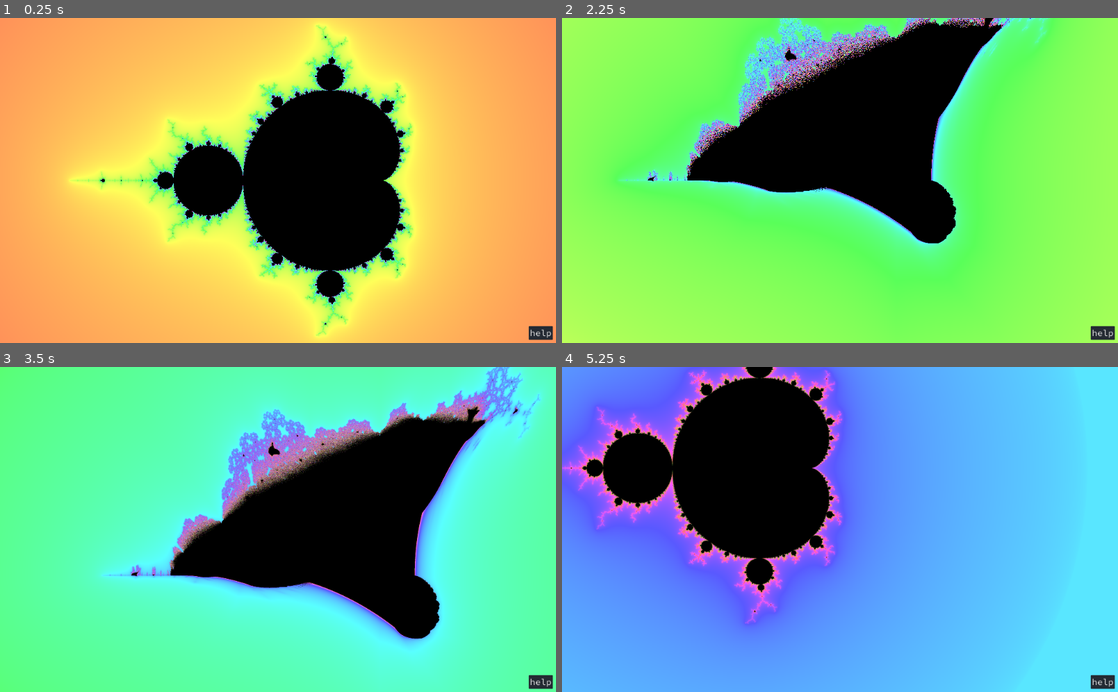
Above: before the commit, frames 1-4 (two rows, left to right).
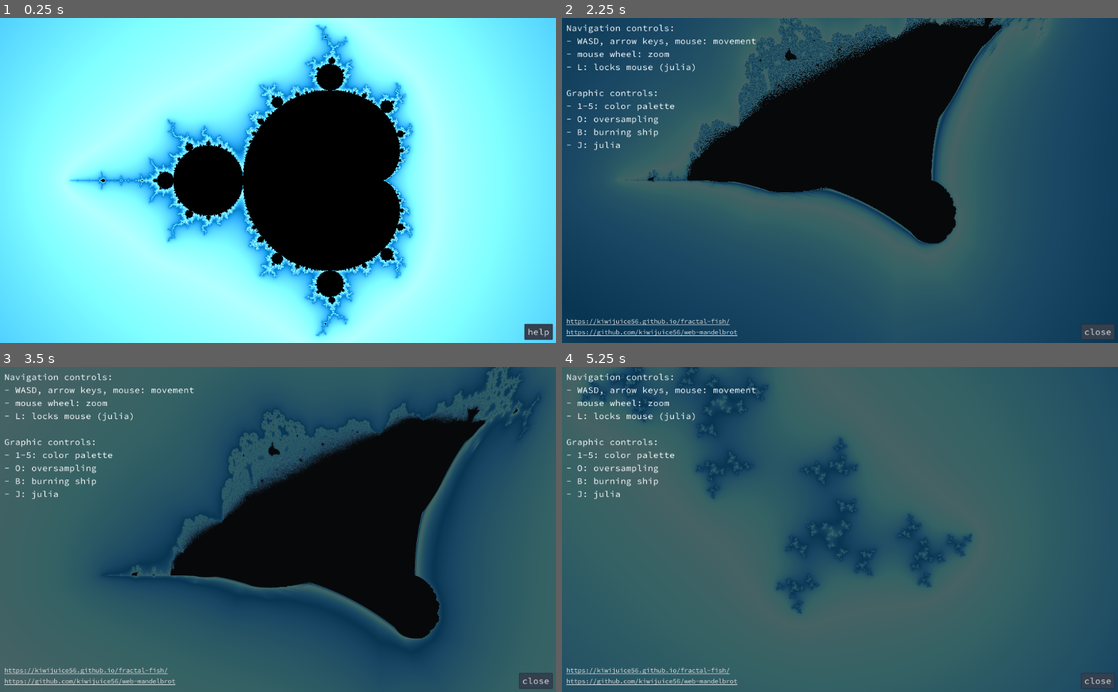
Above: after the commit, the same moments.

Repository: kiwijuice56/web-mandelbrot
Game: Godot game, scene res://main/FractalNavigation.tscn
The game is run twice, just before and just after one commit, with the same random seed, the same clock (stepped at 60 frames per second) and the same inputs.
Inputs (mouse positions are in pixels of both pictures, inside the frame that each line leads up to):
- Up to frame 1 (0.25 s): no input
- Up to frame 2 (2.25 s): click "help" at 0.5 s; click (956, 122) at 1.25 s, where only the run before the commit has a clickable "x"; move the mouse to (962, 164) at 2.02 s; hold D (move_right) from 2.03 s (still down); tap B (burning_ship) at 2.1 s; click (962, 164) at 2.17 s
- Up to frame 3 (3.5 s): tap O (oversample) at 2.3 s; release D (move_right) at 2.75 s; drag from (166, 545) to (250, 594) at 2.77 s
- Up to frame 4 (5.25 s): move the mouse to (895, 458) at 3.52 s; hold D (move_right) 3.53-4.25 s; hold L (mouse_lock, bound only after the commit) 3.53-4.25 s; tap J (julia, bound only after the commit) at 3.6 s; click (895, 458) at 3.67 s; drag from (812, 594) to (673, 480) at 4.27 s; move the mouse to (1006, 578) at 5.02 s; hold A (move_left) from 5.03 s (still down); tap B (burning_ship) at 5.1 s; click (1006, 578) at 5.17 s

The runs differ from the first frame. In frame 1, 84% of the frame differs, in the area x 0-100%, y 0-100%; in frame 2, 82%; in frame 3, 82%; in frame 4, 100%.

Commit message:
Made UI more responsive

Diff:
--- a/main/FractalNavigation.tscn
+++ b/main/FractalNavigation.tscn
@@ -12,10 +12,12 @@
 shader_param/y_max = 2.0
 shader_param/width = 1000.0
 shader_param/height = 800.0
+shader_param/mouse_pos = null
 shader_param/shimmer_speed = 0.1
 shader_param/oversample = false
 shader_param/burning_ship = false
-shader_param/palette = 1
+shader_param/julia = false
+shader_param/palette = 4
 
 [node name="FractalNavigation" type="ColorRect"]
 material = SubResource( 1 )
--- a/main/fractal_navigation.gd
+++ b/main/fractal_navigation.gd
@@ -22,6 +22,7 @@
 var events: Dictionary = {}
 var last_drag_distance: float = 0.0
 var was_dragging: bool = false
+var mouse_lock: bool = false
 
 func set_pos_min(val: Vector2) -> void:
 	material.set_shader_param("x_min", val.x)
@@ -53,6 +54,10 @@
 	update_window()
 
 func _input(event: InputEvent) -> void:
+	if event is InputEventMouseMotion and not mouse_lock:
+		var pos: Vector2 = event.position / get_viewport().size
+		material.set_shader_param("mouse_pos", (pos_max - pos_min) * pos + pos_min)
+
 	# Mobile zooming
 	# https://kidscancode.org/godot_recipes/3.x/2d/touchscreen_camera/
 	if event is InputEventScreenTouch:
--- a/main/mandelbrot_fractal.tres
+++ b/main/mandelbrot_fractal.tres
@@ -10,12 +10,15 @@
 uniform float width = 1000;
 uniform float height = 800;
 
+uniform highp vec2 mouse_pos;
+
 // How fast the palette is cycled through, proportional to the change in `TIME`
 uniform float shimmer_speed = 0.1;
 
 uniform bool oversample = true;
 uniform bool burning_ship = false;
-uniform int palette = 1;
+uniform bool julia = false;
+uniform int palette = 4;
 
 // http://lolengine.net/blog/2013/07/27/rgb-to-hsv-in-glsl
 vec3 hsv2rgb(vec3 c) {
@@ -77,8 +80,8 @@
 		if (burning_ship) {
 			x = abs(x); y = abs(y);
 		}
-		highp float xtemp = x * x - y * y + x0;
-		y = 2.0 * x * y + y0;
+		highp float xtemp = x * x - y * y + (julia ? mouse_pos.x : x0);
+		y = 2.0 * x * y + (julia ? mouse_pos.y : y0);
 		x = xtemp;
 		iter++;
 		if (x * x + y * y > 4.0)
@@ -95,8 +98,8 @@
 			if (burning_ship) {
 				x = abs(x); y = abs(y);
 			}
-			highp float xtemp = x * x - y * y + x0;
-			y = 2.0 * x * y + y0;
+			highp float xtemp = x * x - y * y + (julia ? mouse_pos.x : x0);
+			y = 2.0 * x * y + (julia ? mouse_pos.y : y0);
 			x = xtemp;
 			iter++;
 		}
--- a/main/ui/UI.tscn
+++ b/main/ui/UI.tscn
@@ -1,99 +1,76 @@
-[gd_scene load_steps=8 format=2]
+[gd_scene load_steps=7 format=2]
 
 [ext_resource path="res://main/ui/toggle_help_button.gd" type="Script" id=1]
 [ext_resource path="res://main/ui/ui_theme.tres" type="Theme" id=2]
 [ext_resource path="res://main/ui/url_button.gd" type="Script" id=3]
 [ext_resource path="res://main/ui/option_toggler.gd" type="Script" id=4]
+[ext_resource path="res://main/ui/source_code_regular.ttf" type="DynamicFontData" id=5]
 
-[sub_resource type="StyleBoxFlat" id=3]
-bg_color = Color( 0.827451, 0.396078, 0.341176, 1 )
-corner_radius_top_left = 2
-corner_radius_top_right = 2
-corner_radius_bottom_right = 2
-corner_radius_bottom_left = 2
-
-[sub_resource type="StyleBoxFlat" id=4]
-bg_color = Color( 0.643137, 0.180392, 0.278431, 1 )
-corner_radius_top_left = 2
-corner_radius_top_right = 2
-corner_radius_bottom_right = 2
-corner_radius_bottom_left = 2
-
-[sub_resource type="StyleBoxFlat" id=2]
-bg_color = Color( 0.737255, 0.254902, 0.254902, 1 )
-corner_radius_top_left = 2
-corner_radius_top_right = 2
-corner_radius_bottom_right = 2
-corner_radius_bottom_left = 2
+[sub_resource type="DynamicFont" id=5]
+size = 12
+font_data = ExtResource( 5 )
 
 [node name="UI" type="Control"]
 anchor_right = 1.0
 anchor_bottom = 1.0
 theme = ExtResource( 2 )
 
-[node name="HelpPanelContainer" type="PanelContainer" parent="."]
+[node name="MainContainer" type="MarginContainer" parent="."]
+anchor_right = 1.0
+anchor_bottom = 1.0
+
+[node name="HelpPanelContainer" type="PanelContainer" parent="MainContainer"]
 unique_name_in_owner = true
 visible = false
-anchor_left = 0.5
-anchor_top = 0.5
-anchor_right = 0.5
-anchor_bottom = 0.5
-margin_left = -238.0
-margin_top = -127.5
-margin_right = 238.0
-margin_bottom = 127.5
+margin_right = 1024.0
+margin_bottom = 600.0
 
-[node name="VBoxContainer" type="VBoxContainer" parent="HelpPanelContainer"]
+[node name="VBoxContainer" type="VBoxContainer" parent="MainContainer/HelpPanelContainer"]
 margin_left = 8.0
 margin_top = 8.0
-margin_right = 468.0
-margin_bottom = 247.0
+margin_right = 1016.0
+margin_bottom = 592.0
 
-[node name="Label" type="Label" parent="HelpPanelContainer/VBoxContainer"]
-margin_right = 460.0
-margin_bottom = 189.0
+[node name="Label" type="Label" parent="MainContainer/HelpPanelContainer/VBoxContainer"]
+margin_right = 1008.0
+margin_bottom = 540.0
+size_flags_vertical = 3
 text = "Navigation controls:
-- WASD, arrow keys, and mouse control movement
-- Mouse wheel zooms in and out
+- WASD, arrow keys, mouse: movement
+- mouse wheel: zoom
+- L: locks mouse (julia)
 
 Graphic controls:
-- Numbers 1-5 switch the color palette
-- O toggles oversampling
-- B toggles burning ship"
+- 1-5: color palette
+- O: oversampling
+- B: burning ship
+- J: julia"
+autowrap = true
 
-[node name="HomeButton" type="LinkButton" parent="HelpPanelContainer/VBoxContainer"]
-margin_top = 193.0
-margin_right = 460.0
-margin_bottom = 214.0
+[node name="HomeButton" type="LinkButton" parent="MainContainer/HelpPanelContainer/VBoxContainer"]
+margin_top = 544.0
+margin_right = 1008.0
+margin_bottom = 560.0
+custom_fonts/font = SubResource( 5 )
 enabled_focus_mode = 0
 text = "https://kiwijuice56.github.io/fractal-fish/"
 script = ExtResource( 3 )
 
-[node name="SourceCodeButton" type="LinkButton" parent="HelpPanelContainer/VBoxContainer"]
-margin_top = 218.0
-margin_right = 460.0
-margin_bottom = 239.0
+[node name="SourceCodeButton" type="LinkButton" parent="MainContainer/HelpPanelContainer/VBoxContainer"]
+margin_top = 564.0
+margin_right = 1008.0
+margin_bottom = 580.0
+custom_fonts/font = SubResource( 5 )
 enabled_focus_mode = 0
 text = "https://github.com/kiwijuice56/web-mandelbrot"
 script = ExtResource( 3 )
 
-[node name="CloseButton" type="Button" parent="HelpPanelContainer"]
-margin_left = 443.0
-margin_top = 8.0
-margin_right = 468.0
-margin_bottom = 33.0
-rect_min_size = Vector2( 25, 25 )
-focus_mode = 0
-size_flags_horizontal = 8
-size_flags_vertical = 0
-custom_styles/hover = SubResource( 3 )
-custom_styles/pressed = SubResource( 4 )
-custom_styles/normal = SubResource( 2 )
-enabled_focus_mode = 0
-text = "x"
-script = ExtResource( 1 )
+[node name="HBoxContainer" type="HBoxContainer" parent="MainContainer/HelpPanelContainer/VBoxContainer"]
+margin_top = 584.0
+margin_right = 1008.0
+margin_bottom = 584.0
 
-[node name="MarginContainer" type="MarginContainer" parent="."]
+[node name="ButtonContainer" type="MarginContainer" parent="."]
 anchor_right = 1.0
 anchor_bottom = 1.0
 mouse_filter = 2
@@ -102,9 +79,9 @@
 custom_constants/margin_left = 8
 custom_constants/margin_bottom = 8
 
-[node name="HelpButton" type="Button" parent="MarginContainer"]
-margin_left = 976.0
-margin_top = 571.0
+[node name="HelpButton" type="Button" parent="ButtonContainer"]
+margin_left = 968.0
+margin_top = 567.0
 margin_right = 1016.0
 margin_bottom = 592.0
 focus_mode = 0
--- a/main/ui/option_toggler.gd
+++ b/main/ui/option_toggler.gd
@@ -4,14 +4,17 @@
 
 # Each string in this array corresponds to a boolean in the shader and an input
 # action to reduce code repetition for simple toggles
-const settings = ["oversample", "burning_ship"]
+const settings = ["oversample", "burning_ship", "julia"]
 
-onready var material: ShaderMaterial = get_tree().get_root().get_node("FractalNavigation").material
+onready var fractal: FractalNavigation =  get_tree().get_root().get_node("FractalNavigation")
+onready var material: ShaderMaterial = fractal.material
 
-func _input(_event: InputEvent) -> void:
+func _input(event: InputEvent) -> void:
 	for toggle in settings:
 		if Input.is_action_just_pressed(toggle):
 			material.set_shader_param(toggle, not material.get_shader_param(toggle))
+	if event.is_action_pressed("mouse_lock", false):
+		fractal.mouse_lock = not fractal.mouse_lock
 	for i in range(9):
 		if Input.is_key_pressed(KEY_0 + i):
 			material.set_shader_param("palette", i)
--- a/main/ui/toggle_help_button.gd
+++ b/main/ui/toggle_help_button.gd
@@ -6,3 +6,7 @@
 
 func _on_pressed() -> void:
 	get_node("%HelpPanelContainer").visible = not get_node("%HelpPanelContainer").visible
+	if not get_node("%HelpPanelContainer").visible:
+		text = "help"
+	else:
+		text = "close"
--- a/main/ui/ui_theme.tres
+++ b/main/ui/ui_theme.tres
@@ -3,7 +3,16 @@
 [ext_resource path="res://main/ui/source_code_regular.ttf" type="DynamicFontData" id=1]
 
 [sub_resource type="StyleBoxFlat" id=2]
-bg_color = Color( 0.141176, 0.164706, 0.2, 1 )
+content_margin_left = 4.0
+content_margin_right = 4.0
+content_margin_top = 2.0
+content_margin_bottom = 2.0
+bg_color = Color( 0.2077, 0.250325, 0.31, 1 )
+border_width_left = 1
+border_width_top = 1
+border_width_right = 1
+border_width_bottom = 1
+border_color = Color( 0.141176, 0.168627, 0.231373, 1 )
 corner_radius_top_left = 1
 corner_radius_top_right = 1
 corner_radius_bottom_right = 1
@@ -29,7 +38,7 @@
 content_margin_right = 8.0
 content_margin_top = 8.0
 content_margin_bottom = 8.0
-bg_color = Color( 0.141176, 0.164706, 0.2, 0.886275 )
+bg_color = Color( 0.0426, 0.04956, 0.06, 0.647059 )
 corner_radius_top_left = 1
 corner_radius_top_right = 1
 corner_radius_bottom_right = 1
--- a/project.godot
+++ b/project.godot
@@ -14,7 +14,7 @@
 "language": "GDScript",
 "path": "res://main/fractal_navigation.gd"
 }, {
-"base": "Reference",
+"base": "Node",
 "class": "OptionToggler",
 "language": "GDScript",
 "path": "res://main/ui/option_toggler.gd"
@@ -86,6 +86,16 @@
 "events": [ Object(InputEventKey,"resource_local_to_scene":false,"resource_name":"","device":0,"alt":false,"shift":false,"control":false,"meta":false,"command":false,"pressed":false,"scancode":0,"physical_scancode":66,"unicode":0,"echo":false,"script":null)
  ]
 }
+julia={
+"deadzone": 0.5,
+"events": [ Object(InputEventKey,"resource_local_to_scene":false,"resource_name":"","device":0,"alt":false,"shift":false,"control":false,"meta":false,"command":false,"pressed":false,"scancode":0,"physical_scancode":74,"unicode":0,"echo":false,"script":null)
+ ]
+}
+mouse_lock={
+"deadzone": 0.5,
+"events": [ Object(InputEventKey,"resource_local_to_scene":false,"resource_name":"","device":0,"alt":false,"shift":false,"control":false,"meta":false,"command":false,"pressed":false,"scancode":0,"physical_scancode":76,"unicode":0,"echo":false,"script":null)
+ ]
+}
 
 [physics]
 
Not shown, changed: docs/index.html
Not shown, changed: docs/index.pck
